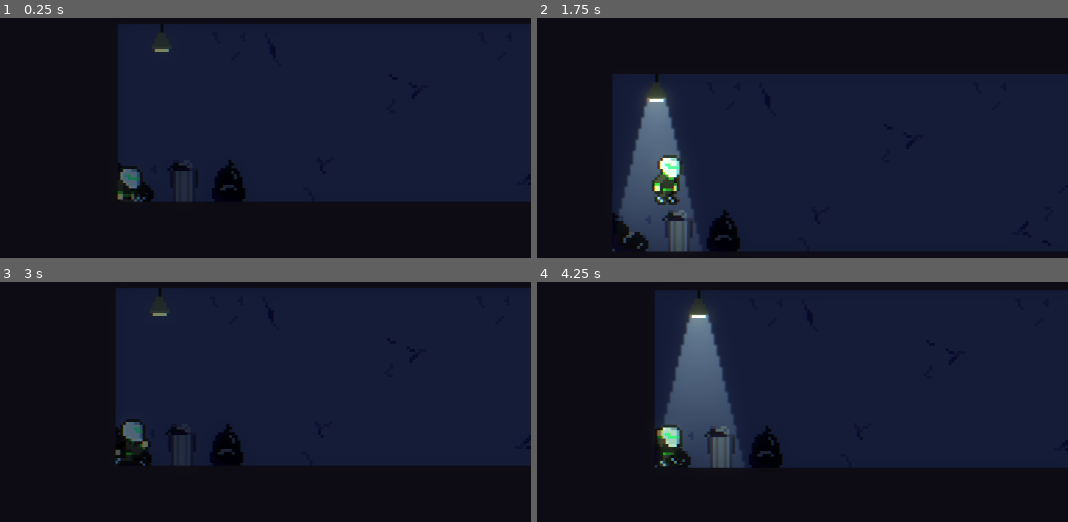
Above: before the commit, frames 1-4 (two rows, left to right).
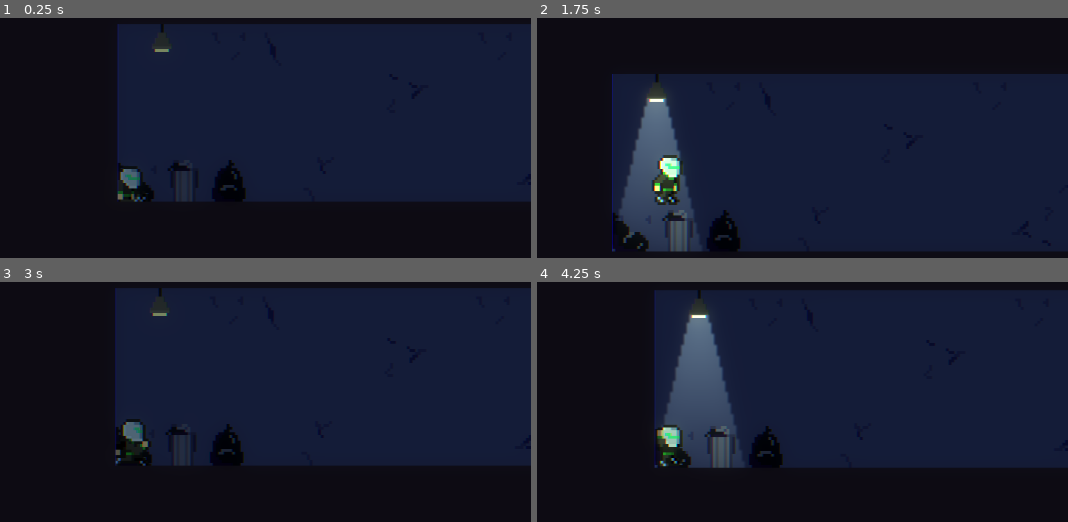
Above: after the commit, the same moments.

Repository: reneelias/Godot-2D-Platformer
Game: Godot game, scene res://Scenes/Level_01.tscn
Same seed, same stepped clock (60 frames per second), same inputs: the game is played once before the commit and once after it. This scene is started directly instead of the project's main scene.
Inputs:
- Up to frame 1 (0.25 s): no input
- Up to frame 2 (1.75 s): hold R 0.53-1.28 s; hold D (MoveRight) from 0.53 s (still down); tap Space (Jump) at 0.77, 1.52 s; tap R at 1.35 s
- Up to frame 3 (3 s): release D (MoveRight) at 2.03 s; hold A (MoveLeft) 2.03-2.78 s; hold R 2.03-2.78 s; hold D (MoveRight) from 2.78 s (still down); tap R at 2.85 s
- Up to frame 4 (4.25 s): keep holding D (MoveRight); tap Space (Jump) at 3.02, 3.77 s; hold R from 3.53 s (still down)

The runs differ from the first frame. In frame 1, 0.2% of the frame differs, in the area x 22-23%, y 2-77%; in frame 2, 0.1%; in frame 3, 0.1%; in frame 4, 0.2%.

Commit message:
som fixes to lighting + chromatic aberration

Diff:
--- a/2d-platformer/ObjectScenes/HangingLamp.tscn
+++ b/2d-platformer/ObjectScenes/HangingLamp.tscn
@@ -16,6 +16,7 @@
 [node name="PointLight2D" type="PointLight2D" parent="."]
 position = Vector2(0.5, 32.675)
 color = Color(0.796078, 0.827451, 0.494118, 1)
+energy = 0.9
 range_z_min = -100
-range_z_max = 50
+range_z_max = 150
 texture = ExtResource("3_habjr")
--- a/2d-platformer/ObjectScenes/LongHangingLamp.tscn
+++ b/2d-platformer/ObjectScenes/LongHangingLamp.tscn
@@ -15,6 +15,7 @@
 [node name="PointLight2D" type="PointLight2D" parent="."]
 position = Vector2(-0.5, 30.5)
 color = Color(0.796078, 0.827451, 0.494118, 1)
+energy = 0.9
 range_z_min = -100
-range_z_max = 50
+range_z_max = 150
 texture = ExtResource("2_o745o")
--- a/2d-platformer/ObjectScenes/Player.tscn
+++ b/2d-platformer/ObjectScenes/Player.tscn
@@ -337,6 +337,7 @@
 script = ExtResource("3_5podq")
 
 [node name="ChromaticAberration" type="TextureRect" parent="Camera2D"]
+z_index = 100
 material = SubResource("ShaderMaterial_1gky5")
 offset_left = -144.0
 offset_top = -81.0
--- a/2d-platformer/Scenes/Level_01.tscn
+++ b/2d-platformer/Scenes/Level_01.tscn
@@ -351,18 +351,6 @@
 sources/5 = SubResource("TileSetAtlasSource_cnu50")
 sources/6 = SubResource("TileSetAtlasSource_tmab6")
 
-[sub_resource type="AtlasTexture" id="AtlasTexture_ca1sy"]
-atlas = ExtResource("9_82yn4")
-region = Rect2(10, 0, 5, 5)
-
-[sub_resource type="Gradient" id="Gradient_ca1sy"]
-offsets = PackedFloat32Array(0.00357143, 0.489286, 1)
-colors = PackedColorArray(0.49, 0.49, 0.49, 0, 0.74, 0.74, 0.74, 0.784314, 1, 1, 1, 0)
-
-[sub_resource type="AtlasTexture" id="AtlasTexture_82yn4"]
-atlas = ExtResource("9_82yn4")
-region = Rect2(15, 0, 5, 5)
-
 [sub_resource type="Environment" id="Environment_0s7bq"]
 background_mode = 3
 glow_enabled = true
@@ -372,6 +360,18 @@
 fog_sun_scatter = 0.08
 fog_density = 0.2125
 volumetric_fog_density = 0.1125
+
+[sub_resource type="AtlasTexture" id="AtlasTexture_ca1sy"]
+atlas = ExtResource("9_82yn4")
+region = Rect2(10, 0, 5, 5)
+
+[sub_resource type="Gradient" id="Gradient_ca1sy"]
+offsets = PackedFloat32Array(0.00357143, 0.489286, 1)
+colors = PackedColorArray(0.49, 0.49, 0.49, 0, 0.74, 0.74, 0.74, 0.784314, 1, 1, 1, 0)
+
+[sub_resource type="AtlasTexture" id="AtlasTexture_82yn4"]
+atlas = ExtResource("9_82yn4")
+region = Rect2(15, 0, 5, 5)
 
 [sub_resource type="Gradient" id="Gradient_cnu50"]
 colors = PackedColorArray(0.424906, 0.506556, 0.822562, 1, 0.225143, 0.287523, 0.566215, 1)
@@ -459,7 +459,7 @@
 
 [node name="Boundaries" type="TileMapLayer" parent="TileMapLayers"]
 modulate = Color(0.0829804, 0.0699145, 0.10243, 1)
-z_index = 100
+z_index = 200
 texture_filter = 1
 tile_map_data = PackedByteArray("AAD1/wEAAgAFAAAAAAD1/wIAAgAFAAAAAAD1/wMAAgAFAAAAAAD1/wQAAgAFAAAAAAD2/wEAAgAFAAAAAAD2/w …(24224 unchanged characters)…
 tile_set = SubResource("TileSet_tf658")
@@ -478,6 +478,9 @@
 blend_mode = 1
 range_item_cull_mask = 100634
 
+[node name="WorldEnvironment" type="WorldEnvironment" parent="."]
+environment = SubResource("Environment_0s7bq")
+
 [node name="Lights" type="Node2D" parent="."]
 
 [node name="HangingLamp" parent="Lights" instance=ExtResource("7_fmco7")]
@@ -490,14 +493,6 @@
 position = Vector2(200, -40)
 flashMinTime = 0.05
 flashMaxTime = 1.0
-
-[node name="LongHangingLamp_00" parent="Lights" instance=ExtResource("8_2jryf")]
-visible = false
-position = Vector2(88, -40)
-
-[node name="LongHangingLamp_01" parent="Lights" instance=ExtResource("8_2jryf")]
-visible = false
-position = Vector2(200, -40)
 
 [node name="LongHangingLamp_02" parent="Lights" instance=ExtResource("8_2jryf")]
 z_index = 50
@@ -674,9 +669,6 @@
 hue_variation_min = -0.31
 hue_variation_max = 0.31
 
-[node name="WorldEnvironment" type="WorldEnvironment" parent="."]
-environment = SubResource("Environment_0s7bq")
-
 [node name="NightSkyParallax" type="Parallax2D" parent="."]
 scroll_scale = Vector2(0.025, 0.025)
 scroll_offset = Vector2(0, 270)
